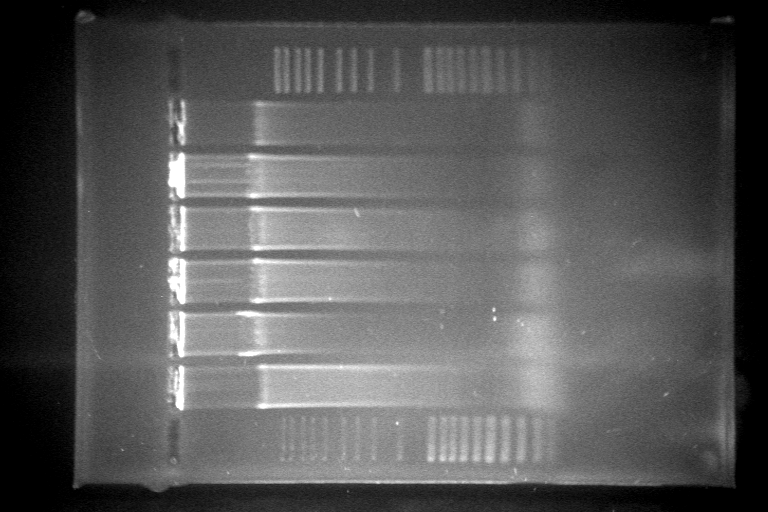
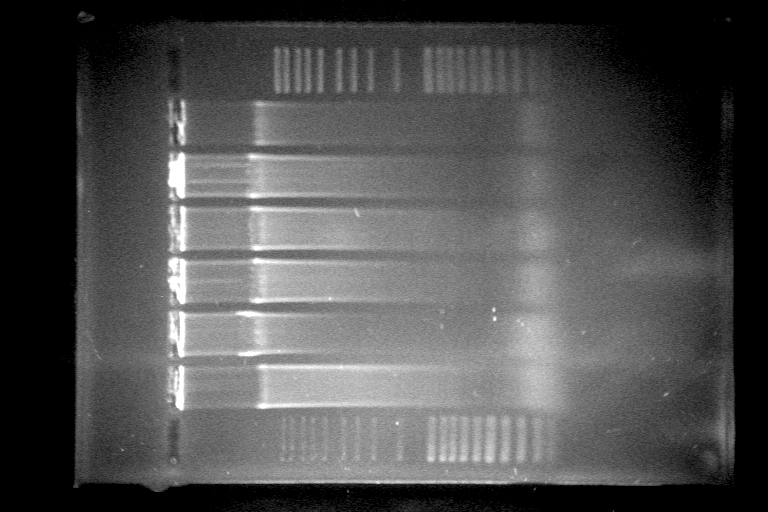
Two versions of the same layered image (768×512). Layer-by-layer changes:
pixels changed over bbox(0, 0, 762, 512) (layer not identified)
